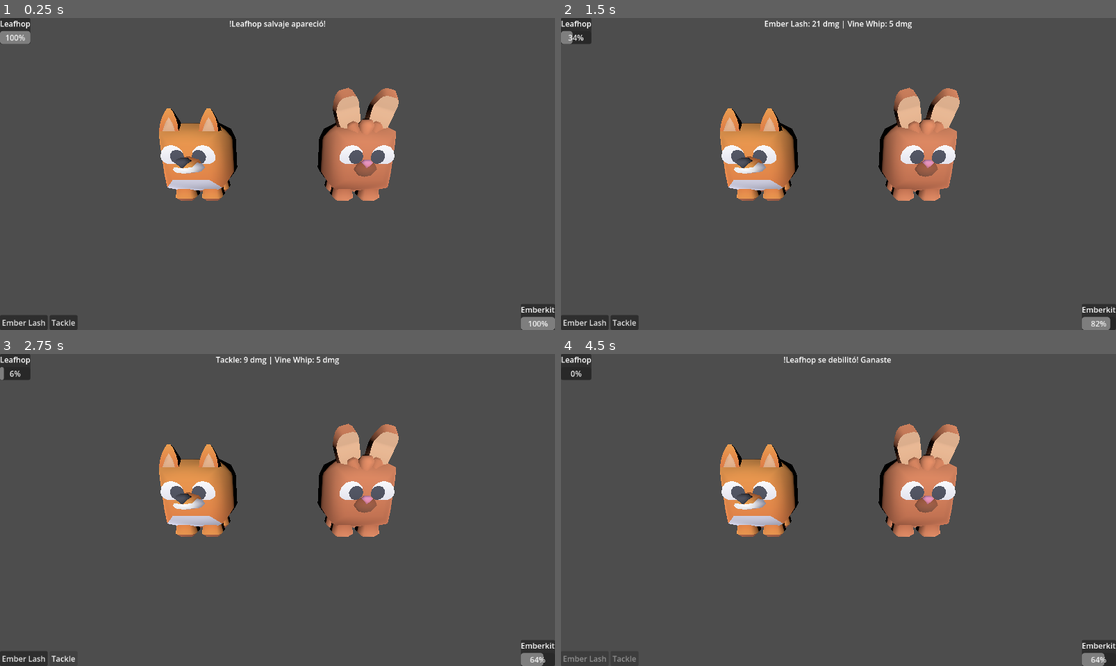
Above: before the commit, frames 1-4 (two rows, left to right).
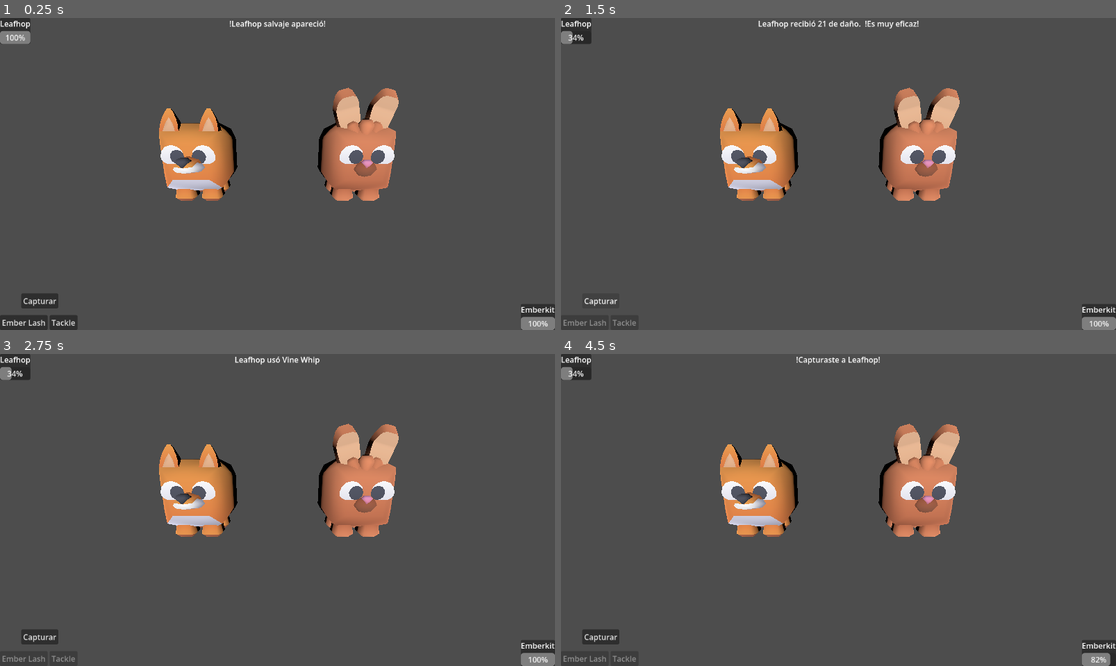
Above: after the commit, the same moments.

Repository: danielfimiani-gif/godotmon
Game: Godot game, scene res://features/battle/battle.tscn
The game is run twice, just before and just after one commit, with the same random seed, the same clock (stepped at 60 frames per second) and the same inputs. The project has no main scene, so this scene is started directly.
Inputs (mouse positions are in pixels of both pictures, inside the frame that each line leads up to):
- Up to frame 1 (0.25 s): no input
- Up to frame 2 (1.5 s): click "Ember Lash" at 0.5 s; click (599, 301) at 1.25 s, where only the run after the commit has a clickable "Capturar"
- Up to frame 3 (2.75 s): click (61, 659) at 2 s, where only the run before the commit has a clickable "Tackle"
- Up to frame 4 (4.5 s): click (583, 659) at 2.75 s, where only the run before the commit has a clickable "Ember Lash"; click (599, 637) at 3.5 s, where only the run after the commit has a clickable "Capturar"; click (622, 659) at 4.25 s, where only the run after the commit has a clickable "Tackle"

The runs differ from the first frame. In frame 1, 0.3% of the frame differs, in the area x 3-11%, y 88-94%; in frame 2, 0.6%; in frame 3, 0.9%, in the area x 0-100%, y 0-100%; in frame 4, 0.7%.

Commit message:
add capture logic

Diff:
--- a/features/battle/battle.tscn
+++ b/features/battle/battle.tscn
@@ -71,3 +71,14 @@
 grow_horizontal = 2
 grow_vertical = 0
 columns = 2
+
+[node name="CaptureButton" type="Button" parent="UI" unique_id=1643917437]
+anchors_preset = 2
+anchor_top = 1.0
+anchor_bottom = 1.0
+offset_left = 44.0
+offset_top = -76.0
+offset_right = 121.0
+offset_bottom = -45.0
+grow_vertical = 0
+text = "Capturar"
--- a/features/battle/battle_scene.gd
+++ b/features/battle/battle_scene.gd
@@ -11,6 +11,7 @@
 @onready var enemy_hp: ProgressBar = $UI/EnemyPanel/EnemyBox/EnemyHP
 @onready var message: Label = $UI/MessageLabel
 @onready var moves_box: GridContainer = $UI/MovesPanel
+@onready var capture_button: Button = $UI/CaptureButton
 
 var player: Mon
 var enemy: Mon
@@ -21,6 +22,7 @@
 	_spawn(player_species, player_slot)
 	_spawn(enemy_species, enemy_slot)
 	_build_move_buttons()
+	capture_button.pressed.connect(_on_capture_pressed)
 	_refresh_ui()
 	message.text = "!%s salvaje apareció!" % enemy.species.display_name
 
@@ -36,21 +38,31 @@
 
 func _on_move_pressed(move: MoveData) -> void:
 	_set_buttons_enabled(false)
-	var dmg = Battle.use_move(player, move, enemy)
-	_refresh_ui()
+	await _do_turn(player, move, enemy)
 	if enemy.is_fainted():
-		message.text = "!%s se debilitó! Ganaste " % enemy.species.display_name
+		message.text = "!%s se debilitó! Ganaste" % enemy.species.display_name
 		return
 
 	var enemy_move: MoveData = enemy.species.moves[0]
-	var edmg := Battle.use_move(enemy, enemy_move, player)
+	await _do_turn(enemy, enemy_move, player)
+	if player.is_fainted():
+		message.text = "!%s se debilitó Perdiste" % player.species.display_name
+		return
+	_set_buttons_enabled(true)
+
+func _do_turn(attacker: Mon, move: MoveData, defender: Mon) -> void:
+	message.text = "%s usó %s" % [attacker.species.display_name, move.display_name]
+	await get_tree().create_timer(0.8).timeout
+
+	var dmg := Battle.use_move(attacker, move, defender)
+	var eff := ElementType.effectiveness(move.element, defender.species.element)
 	_refresh_ui()
-	if player.is_fainted():
-		message.text = "!%s se debilitó! Perdiste" % player.species.display_name
-		return
 
-	message.text = "%s: %d dmg | %s: %d dmg" % [move.display_name, dmg, enemy_move.display_name, edmg]
-	_set_buttons_enabled(true)
+	var note := ""
+	if eff > 1.0: note = "  !Es muy eficaz!"
+	elif eff < 1.0: note = "   No es muy eficaz..."
+	message.text = "%s recibió %d de daño.%s" % [defender.species.display_name, dmg, note]
+	await get_tree().create_timer(0.8).timeout
 
 func _set_buttons_enabled(enabled: bool) -> void:
 	for b in moves_box.get_children():
@@ -65,3 +77,20 @@
 func _set_hp_bar(bar: ProgressBar, mon: Mon) -> void:
 	bar.max_value = mon.species.max_hp
 	bar.value = mon.current_hp
+
+func _on_capture_pressed() -> void:
+	_set_buttons_enabled(false)
+	message.text = "Lanzaste una Esfera..."
+	await get_tree().create_timer(0.8).timeout
+
+	if Capture.attempt(enemy):
+		message.text = "!Capturaste a %s!" % enemy.species.display_name
+		return
+
+	message.text = "!%s se escapó" % enemy.species.display_name
+	await get_tree().create_timer(0.8).timeout
+	await _do_turn(enemy, enemy.species.moves[0], player)
+	if player.is_fainted():
+		message.text = "!%s se debilitó Perdiste" % player.species.display_name
+		return
+	_set_buttons_enabled(true)
--- /dev/null
+++ b/features/capture/capture.gd
@@ -0,0 +1,8 @@
+class_name Capture
+
+static func chance(target: Mon) -> float :
+	var hp_ratio := float(target.current_hp) / target.species.max_hp
+	return clampf(1.0 - hp_ratio * 0.8, 0.1, 1.0)
+
+static func attempt(target: Mon) -> bool:
+	return randf() < chance(target)
Not shown, added: features/capture/capture.gd.uid
